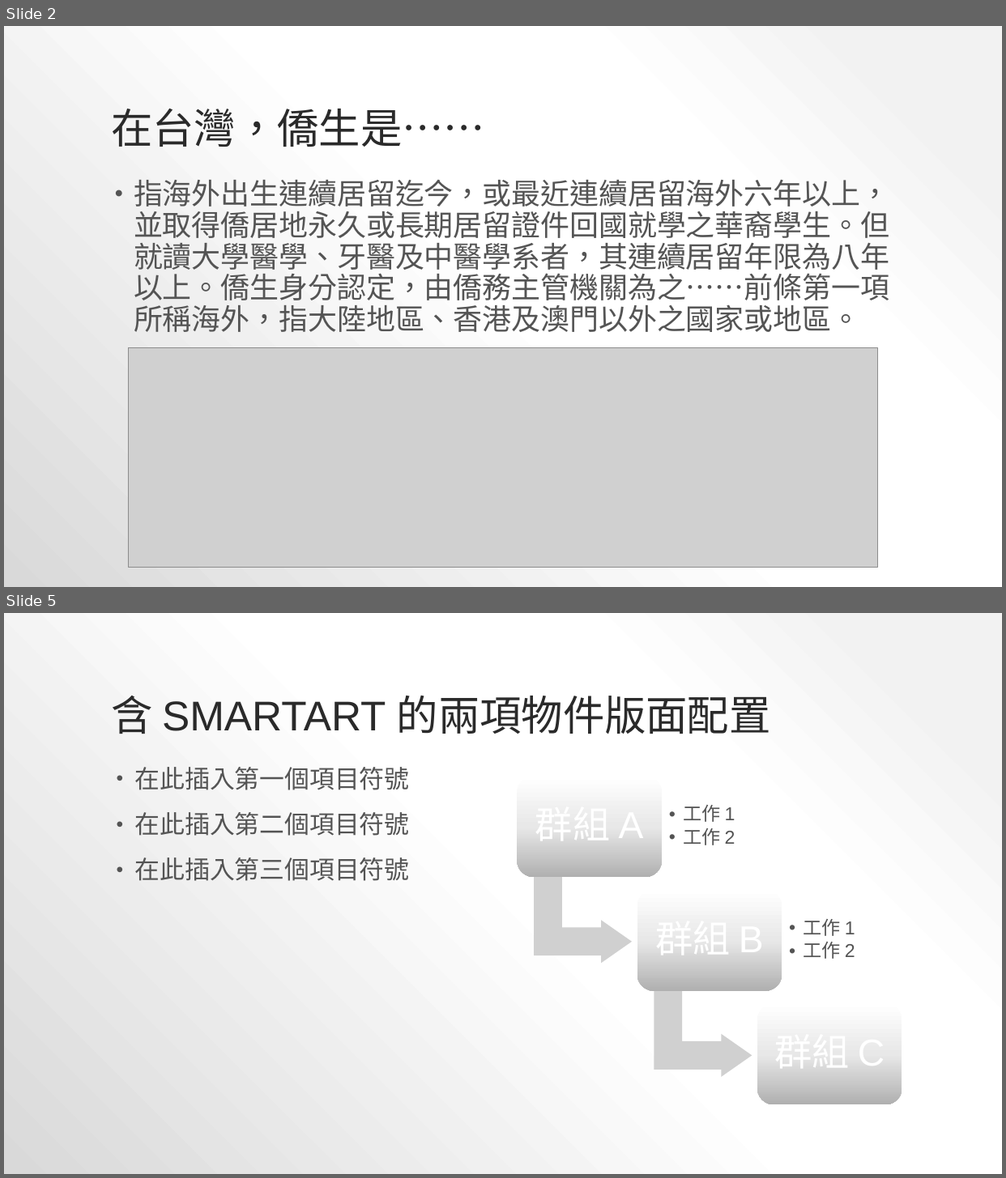
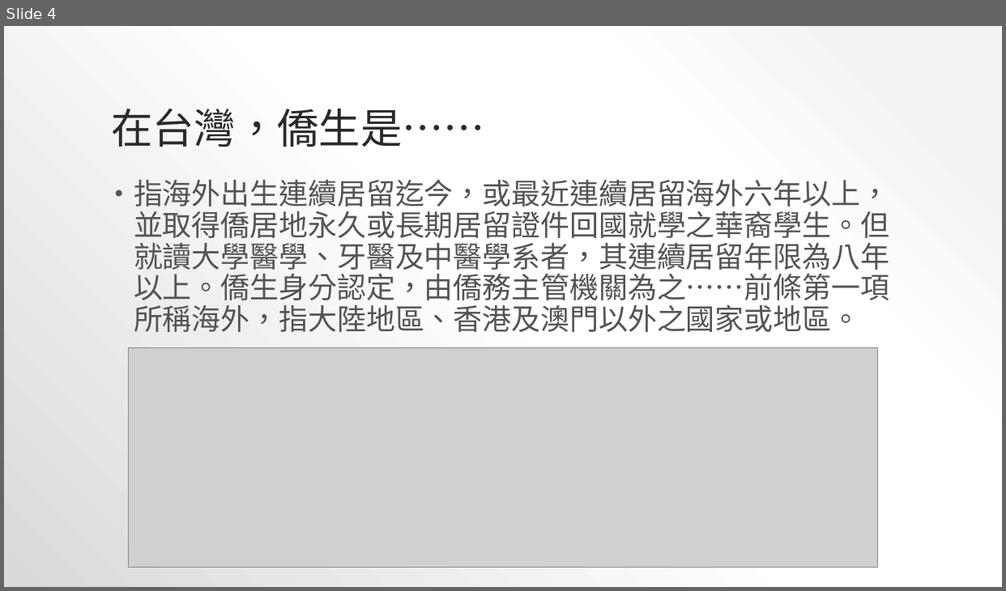
Before and after one commit to YeungSaoIan/CGUIM_BigData_FinalReport-B0344122, a slide deck: FinalReportPPT.pptx. Shown one above the other, each under a label of ours: slides 2 and 5 before the commit, slide 4 after it; the slides between them are not shown. The pictures are 1006x1178 and 1006x591 pixels, drawn with LibreOffice and Linux fonts; fonts in the diff are those of the drawing; grey boxes stand for pictures. Boxes give left, top, right and bottom in pixels: in the first picture for what was removed or moved away, otherwise in the second. Text is boxed around its words. In the diff, an @@ line names an element or a change of style, - is before the commit and + after.

```diff
--- a/FinalReportPPT.pptx
+++ b/FinalReportPPT.pptx
@@ slide 5 removed at <box>4,613,1002,1174</box>, background gradient #F2F2F2 to #FFFFFF to #D9D9D9 @@
@@ title removed at <box>111,696,771,734</box> @@
-含 SMARTART 的兩項物件版面配置
@@ text removed at <box>135,767,410,881</box> @@
-• 在此插入第一個項目符號
-• 在此插入第二個項目符號
-• 在此插入第三個項目符號
@@ group removed at <box>517,776,902,1105</box>: 5 texts, 3 rounded rectangles, 2 bent up arrows @@
-群組 A
-  •• 工作 1
-  •• 工作 2
-群組 B
-  •• 工作 1
-  •• 工作 2
-群組 C
@@ what was slide 2 is now slide 4 @@
```
Also in this commit, not shown: 13 slides added, 7 other slides removed, 21 other files.
